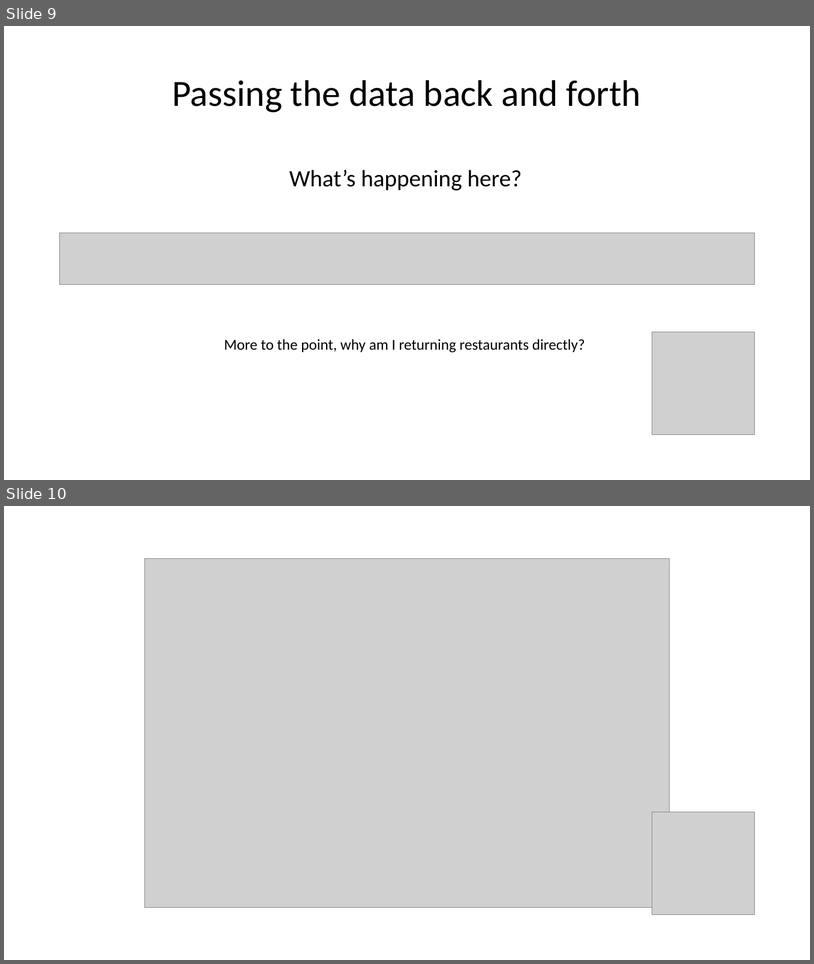
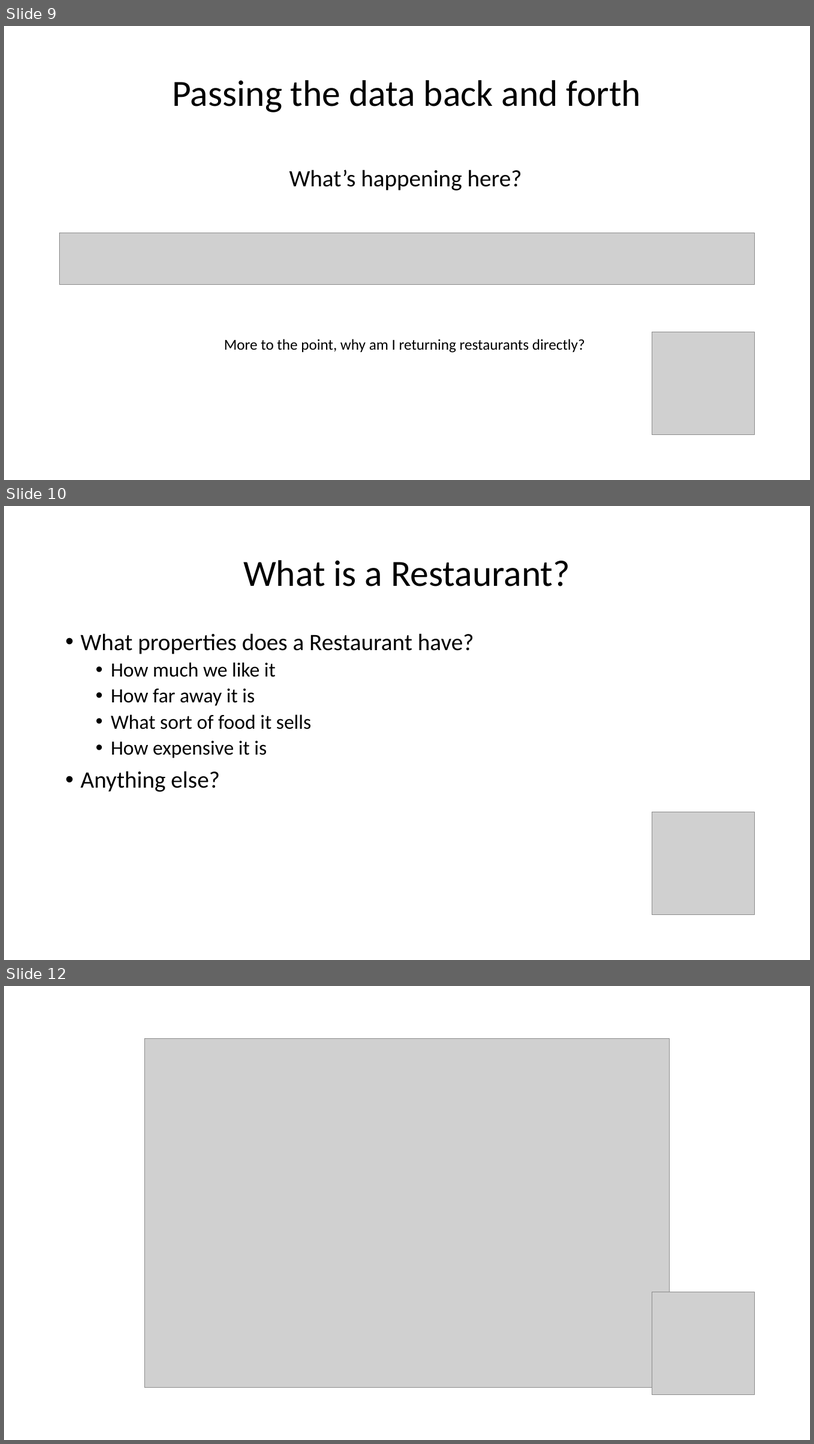
Before and after one commit to wilkotom/python_examples, a slide deck: Python as an additional language/Lesson 5/Session 5.pptx. Shown one above the other, each under a label of ours: slides 9 and 10 before the commit, slides 9, 10 and 12 after it; the slides between them are not shown. The pictures are 814x964 and 814x1444 pixels, drawn with LibreOffice and Linux fonts; fonts in the diff are those of the drawing; grey boxes stand for pictures. Boxes give left, top, right and bottom in pixels: in the first picture for what was removed or moved away, otherwise in the second. Text is boxed around its words. In the diff, an @@ line names an element or a change of style, - is before the commit and + after.

```diff
--- a/Python as an additional language/Lesson 5/Session 5.pptx
+++ b/Python as an additional language/Lesson 5/Session 5.pptx
@@ slide 10 added at bbox=[4, 506, 810, 960], background #FFFFFF @@
@@ title added at bbox=[243, 560, 570, 586], 44 pt, text #000000 @@
+What is a Restaurant?
@@ text added at bbox=[81, 633, 474, 792], 24 pt, text #000000 @@
+• What properties does a Restaurant have?
+  • How much we like it
+  • How far away it is
+  • What sort of food it sells
+  • How expensive it is
+• Anything else?
@@ picture added at bbox=[653, 812, 755, 915] @@
@@ what was slide 10 is now slide 12 @@
```
Also in this commit, not shown: 1 slide changed, 1 other slide added, 2 slides removed.
